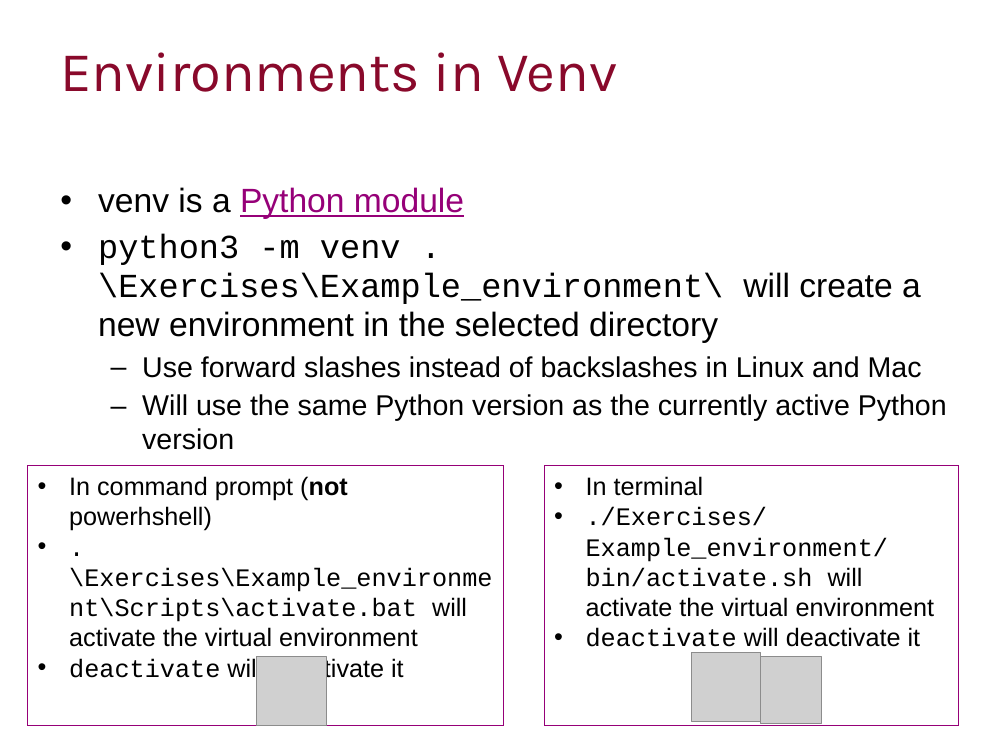
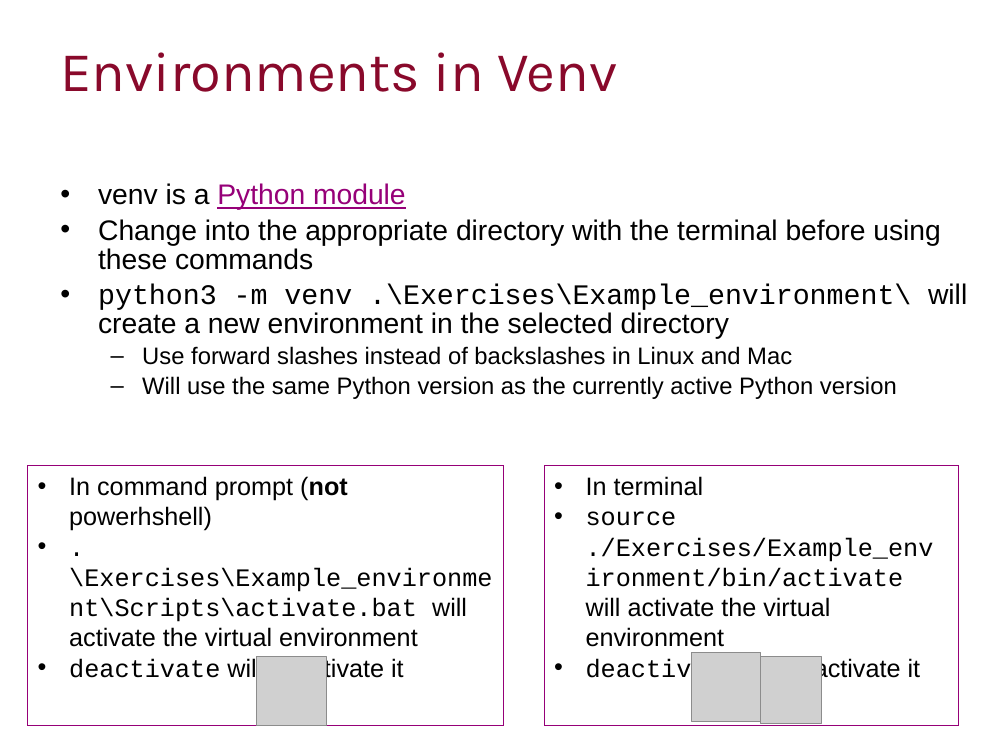
Before and after one commit to ImperialCollegeLondon/RCDS-managing-and-running-python-effectively, a slide deck: slide 9 of Managing and Running Python Effectively.pptx. Drawn at 1008x756 pixels with LibreOffice and Linux fonts; fonts in the diff are those of the drawing; grey boxes stand for pictures; background and template pictures are left out. Boxes give left, top, right and bottom in pixels: in the first picture for what was removed or moved away, otherwise in the second. Text is boxed around its words. In the diff, an @@ line names an element or a change of style, - is before the commit and + after.

```diff
--- a/Managing and Running Python Effectively.pptx
+++ b/Managing and Running Python Effectively.pptx
@@ text at bbox=[98, 183, 967, 399]: size 24.1 to 20.1 pt in "venv is a Python module", "python3 -m venv .\Exercises\Example_environment\ will create ..."; size 20.4 to 17.1 pt in "Use forward slashes instead of backslashes in ...", "Will use the same Python version as ..."; line spacing 0.97 to 0.87 @@
@@ text at bbox=[98, 219, 941, 270]: paragraph added @@
+• Change into the appropriate directory with the terminal before using these commands
@@ text in rectangle at bbox=[586, 511, 934, 647]: text changed @@
-• ./Exercises/Example_environment/bin/activate.sh will activate the virtual environment
+• source ./Exercises/Example_environment/bin/activate will activate the virtual environment
```
Also in this commit, not shown: 2 other files.
